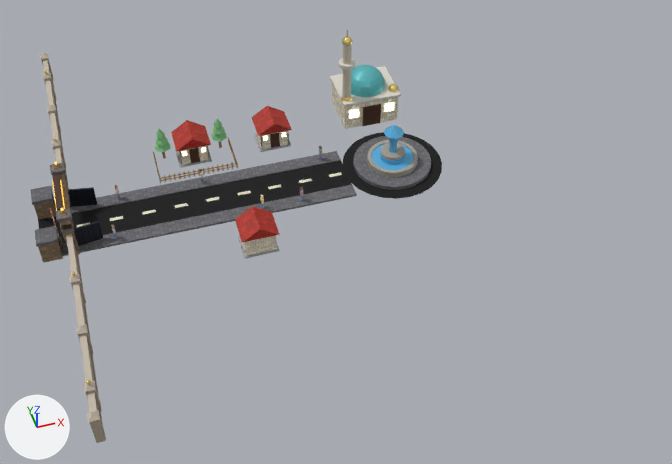
The Blender file society.blend as it was, and as the next commit left it.
One viewpoint serves both versions: a camera (50 mm lens) standing at (-10.7, -76.1, 64.4) and looking at (7.6, -15.2, -0.2). The lights are fixed; the arrows at lower left show +X, +Y and +Z. The first picture is the older version. Both versions are drawn at frame 1150 of the action 'Cam_WalkAction.001'; the numbers are the values there.

The first picture shows 'House2_Roof', 'House3_Roof', 'House_Roof', 'Mosque_Dome', 'Mosque_Hall', 'Road_Asphalt', 'Road_SidewalkN', 'Road_SidewalkS', 'Round_Asphalt', 'Round_Curb' and 80 more.
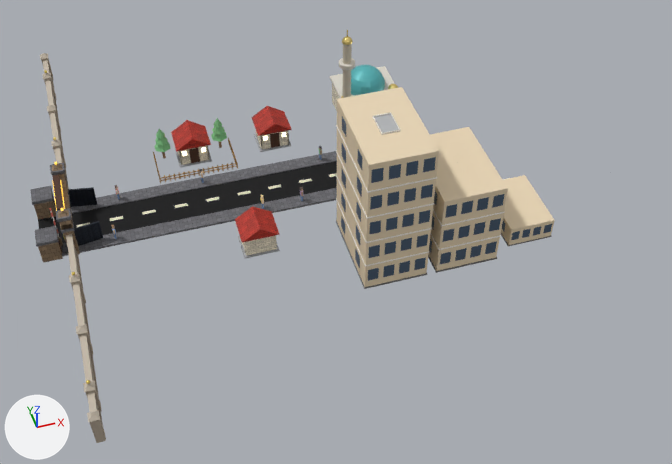
Location of each change, (x1, y1, x2, y2) in pixels of the pictures (672 x 464 px):
'AptA_F5', added
    after: (336, 87, 439, 193)
'AptB_F3', added
    after: (430, 127, 508, 226)
'AptC_F1', added
    after: (501, 175, 555, 246)
'AptA_F4', added
    after: (336, 129, 436, 219)
'AptA_F3', added
    after: (336, 155, 433, 243)
'AptA_F2', added
    after: (336, 180, 431, 267)
'AptA_F1', added
    after: (336, 203, 429, 289)
'AptB_F2', added
    after: (431, 211, 504, 250)
'AptB_F1', added
    after: (428, 235, 500, 273)
'AptA_Roof', added
    after: (373, 112, 400, 135)
'Round_Asphalt', unchanged, covered by the edit
    before: (342, 132, 442, 199)
'Round_Curb', unchanged, covered by the edit
    before: (353, 136, 431, 190)

Diff of the bpy script that builds the scene:
```diff
--- a/society.blend.py
+++ b/society.blend.py
@@ ob_aptc_f1 @@
+ob_aptc_f1 = bpy.data.objects.new('AptC_F1', me_aptc_f1)  # 128 vertices, 96 faces; spans x -3.07..3.07, y -4.57..4.8, z 0.0..3.0; in mat_apt_wall (beige #e7d4b5), mat_apt_win (dark blue #4b5d73), mat_apt_trim (white #f6f1e7), mat_apt_plinth (grey #736f6c), mat_apt_door (brown #997655)
+ob_aptc_f1.parent = ob_aptc_root
+ob_aptc_f1.location = (0.0, 0.0, 0.0)
+ob_aptc_f1.scale = (0.741, 0.741, 0.741)
@@ ob_aptc_root @@
+ob_aptc_root = bpy.data.objects.new('AptC_Root', None)
+ob_aptc_root.location = (25.0, -18.5, 0.0)
@@ ob_aptb_f3 @@
+ob_aptb_f3 = bpy.data.objects.new('AptB_F3', me_aptb_f3)  # 112 vertices, 84 faces; spans x -3.05..3.05, y -4.55..4.55, z 0.0..3.0; in mat_apt_wall (beige #e7d4b5), mat_apt_win (dark blue #4b5d73), mat_apt_trim (white #f6f1e7)
+ob_aptb_f3.parent = ob_aptb_root
+ob_aptb_f3.location = (0.0, 0.0, 6.0)
+ob_aptb_f3.scale = (0.987, 0.987, 0.987)
@@ ob_aptb_root @@
+ob_aptb_root = bpy.data.objects.new('AptB_Root', None)
+ob_aptb_root.location = (18.0, -18.5, 0.0)
@@ ob_aptb_f2 @@
+ob_aptb_f2 = bpy.data.objects.new('AptB_F2', me_aptb_f3.copy())
+ob_aptb_f2.parent = ob_aptb_root
+ob_aptb_f2.location = (0.0, 0.0, 3.0)
@@ ob_aptb_f1 @@
+ob_aptb_f1 = bpy.data.objects.new('AptB_F1', me_aptc_f1.copy())
+ob_aptb_f1.parent = ob_aptb_root
+ob_aptb_f1.location = (0.0, 0.0, 0.0)
@@ ob_apta_roof @@
+ob_apta_roof = bpy.data.objects.new('AptA_Roof', me_apta_roof)  # a box spanning x -3.14..3.14, y -4.64..4.64, z 0.0..0.1, material slot 1; a box spanning x -3.12..3.12, y 4.46..4.62, z 0.1..0.6, material slot 0; a box spanning x -3.12..3.12, y -4.62..-4.46, z 0.1..0.6, material slot 0; a box spanning x 2.96..3.12, y -4.46..4.46, z 0.1..0.6, material slot 0; a box spanning x -3.12..-2.96, y -4.46..4.46, z 0.1..0.6, material slot 0; in mat_apt_trim (white #f6f1e7), mat_apt_roof (grey #b1b3b5)
+ob_apta_roof.parent = ob_apta_root
+ob_apta_roof.location = (0.0, 0.0, 15.0)
+ob_apta_roof.scale = (0.26, 0.26, 0.26)
@@ ob_apta_root @@
+ob_apta_root = bpy.data.objects.new('AptA_Root', None)
+ob_apta_root.location = (11.0, -18.5, 0.0)
@@ ob_apta_f5 @@
+ob_apta_f5 = bpy.data.objects.new('AptA_F5', me_aptb_f3.copy())
+ob_apta_f5.parent = ob_apta_root
+ob_apta_f5.location = (0.0, 0.0, 12.0)
@@ ob_apta_f4 @@
+ob_apta_f4 = bpy.data.objects.new('AptA_F4', me_aptb_f3.copy())
+ob_apta_f4.parent = ob_apta_root
+ob_apta_f4.location = (0.0, 0.0, 9.0)
@@ ob_apta_f3 @@
+ob_apta_f3 = bpy.data.objects.new('AptA_F3', me_aptb_f3.copy())
+ob_apta_f3.parent = ob_apta_root
+ob_apta_f3.location = (0.0, 0.0, 6.0)
@@ ob_apta_f2 @@
+ob_apta_f2 = bpy.data.objects.new('AptA_F2', me_aptb_f3.copy())
+ob_apta_f2.parent = ob_apta_root
+ob_apta_f2.location = (0.0, 0.0, 3.0)
@@ ob_apta_f1 @@
+ob_apta_f1 = bpy.data.objects.new('AptA_F1', me_aptc_f1.copy())
+ob_apta_f1.parent = ob_apta_root
+ob_apta_f1.location = (0.0, 0.0, 0.0)
```
